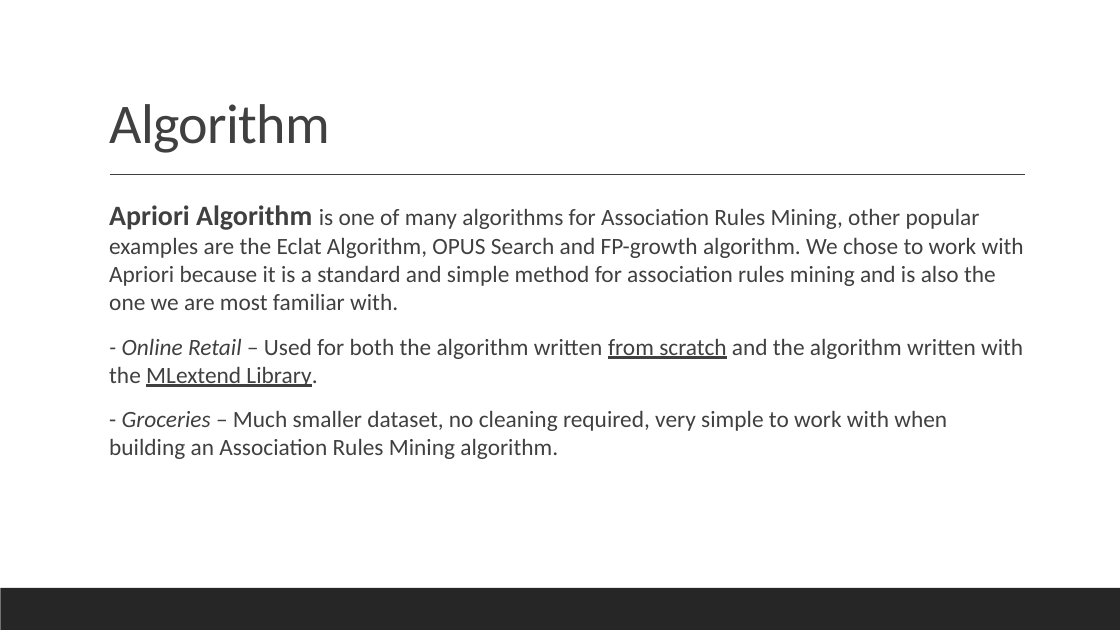
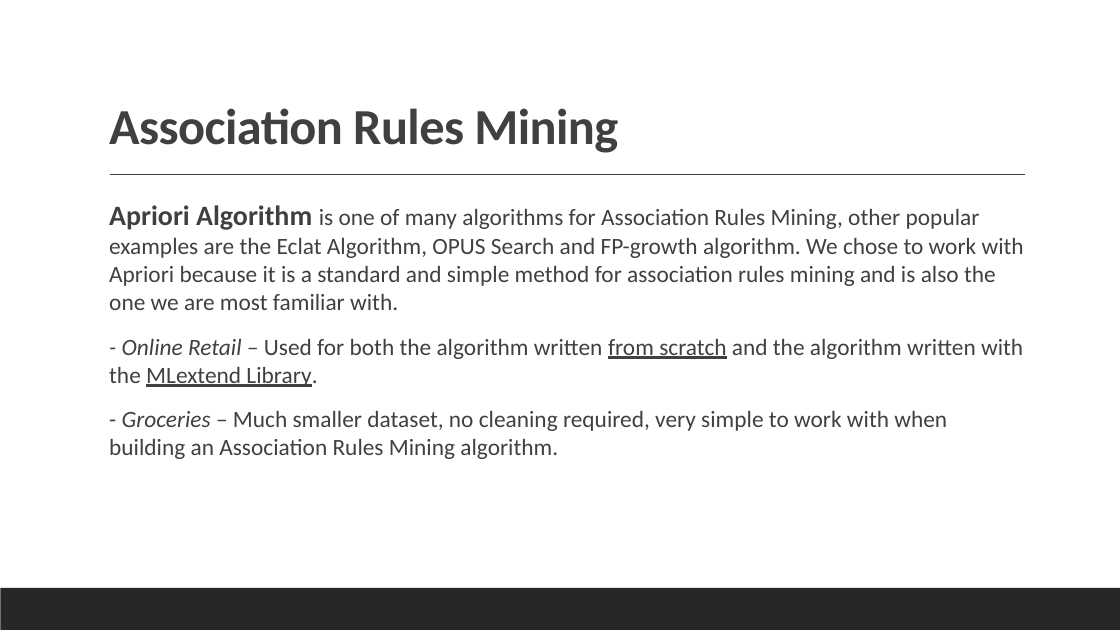
Before and after one commit to Data-Mining-Algorithms/Data-Mining-Algorithms, a slide deck: slide 4 of Data Mining presentation.pptx. Drawn at 1120x630 pixels with LibreOffice and Linux fonts; fonts in the diff are those of the drawing. Boxes give left, top, right and bottom in pixels: in the first picture for what was removed or moved away, otherwise in the second. Text is boxed around its words. In the diff, an @@ line names an element or a change of style, - is before the commit and + after.

```diff
--- a/Data Mining presentation.pptx
+++ b/Data Mining presentation.pptx
@@ title at [109, 108, 618, 153]: text changed; size 48 to 43.2 pt; bold on @@
-Algorithm
+Association Rules Mining
```
Also in this commit, not shown: 8 other slides changed, 1 other file.
